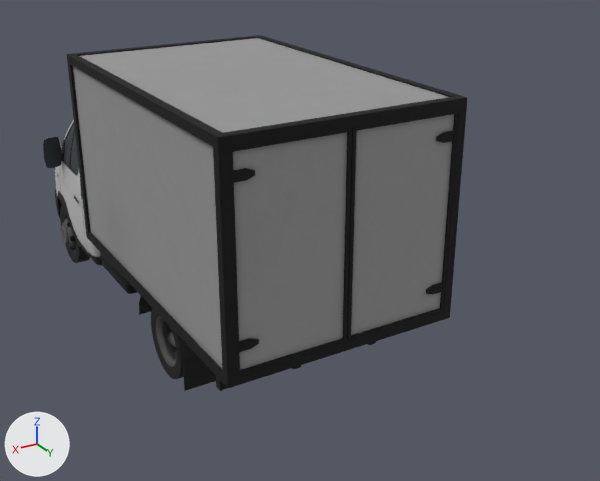
What one commit did to the FBX model Assets/Models/Aviculture/Gazel/Meshes/Gazel.FBX.
One viewpoint serves both versions: a 50 mm lens placed at (45.1, 115.9, 57.7), pointed at (-8.4, 26.7, 13.1). Lighting does not change. The marker at lower left points along +X, +Y and +Z. The first picture is the older version. Where no turn or scale is listed for an object, it has been applied to the vertices. Vertices at exactly the same position are counted once.

In view in the first picture: 'Gazel'.
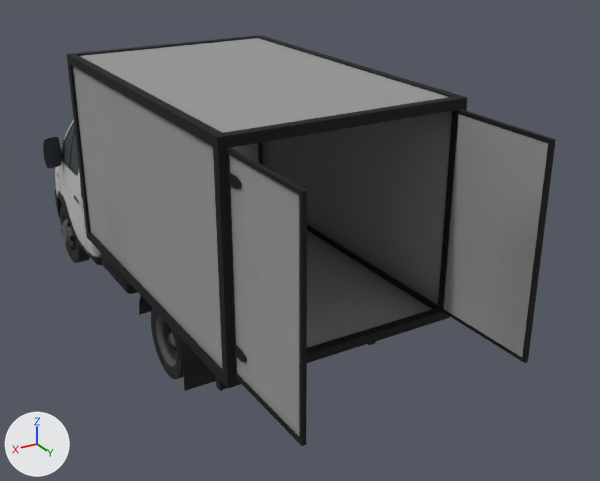
Where the change shows, as pixel boxes [x1, y1, x2, y2] in the pictures (600 x 481 px; the box of a moved part takes in the faces that stretch with it):
'Gazel', reshaped (21% wider, 15% taller): before [43, 35, 467, 391]; after [43, 35, 556, 446]
part 1 of me_mesh, moved or reshaped: before [239, 338, 259, 352]; after [234, 345, 247, 362]
part 2 of me_mesh, moved or reshaped: before [233, 168, 255, 183]; after [228, 173, 242, 189]
part 3 of me_mesh, moved or reshaped (not visible afterwards): before [426, 282, 443, 295]
part 4 of me_mesh, moved or reshaped (not visible afterwards): before [436, 130, 454, 143]
part 5 of me_mesh, added: after [441, 109, 556, 363]
part 6 of me_mesh, added: after [226, 148, 307, 446]
part 7 of me_mesh, reshaped: before [229, 110, 459, 376]; after [229, 114, 548, 436]

The change in detail:
me_mesh is used by ob_gazel; location (0.0, 0.0, 0.0).
me_mesh had 6245 vertices, 10493 faces and spanned x -15.7..15.7, y -25.9..50.7, z 0.0..37.0.
me_mesh now has 6241 vertices, 10493 faces and spans x -15.7..15.7, y -25.9..63.9, z 0.0..37.0.
me_mesh part 1: the loose piece of 12 vertices spanning x 10.8..13.1, y 50.3..50.6, z 14.5..15.6 is turned -90 degrees about the z axis through its middle, then moved by (1.6, 1.5, 0.0).
me_mesh part 2: the loose piece of 12 vertices spanning x 10.8..13.1, y 50.3..50.6, z 32.4..33.6 is turned -90 degrees about the z axis through its middle, then moved by (1.6, 1.5, 0.0).
me_mesh part 3: the loose piece of 12 vertices spanning x -13.3..-10.8, y 50.3..50.6, z 14.5..15.6 is turned 90 degrees about the z axis through its middle, then moved by (-1.5, 1.4, 0.0).
me_mesh part 4: the loose piece of 12 vertices spanning x -13.3..-10.8, y 50.3..50.6, z 32.4..33.6 is turned 90 degrees about the z axis through its middle, then moved by (-1.5, 1.4, 0.0).
me_mesh part 5: a new loose piece of 26 vertices spanning x -13.8..-13.3, y 50.4..63.9, z 11.9..35.9, in mat_gazel (picture img_gazel_a_png).
me_mesh part 6: a new loose piece of 24 vertices spanning x 13.3..13.8, y 50.4..63.9, z 11.9..35.9, in mat_gazel (picture img_gazel_a_png).
Part 7, on me_mesh:
62 vertices are removed from x -13.5..13.5, y 50.2..50.7, z 11.9..35.9.
84 faces are deleted.
4 vertices move from x 0.0, y 50.5, z 11.9..35.9 to x -13.5..13.5, y 63.9, z 11.9..35.9.
8 vertices are added at x -13.3..13.3, y 50.4..63.9, z 11.9..35.9.
4 new faces join them.
